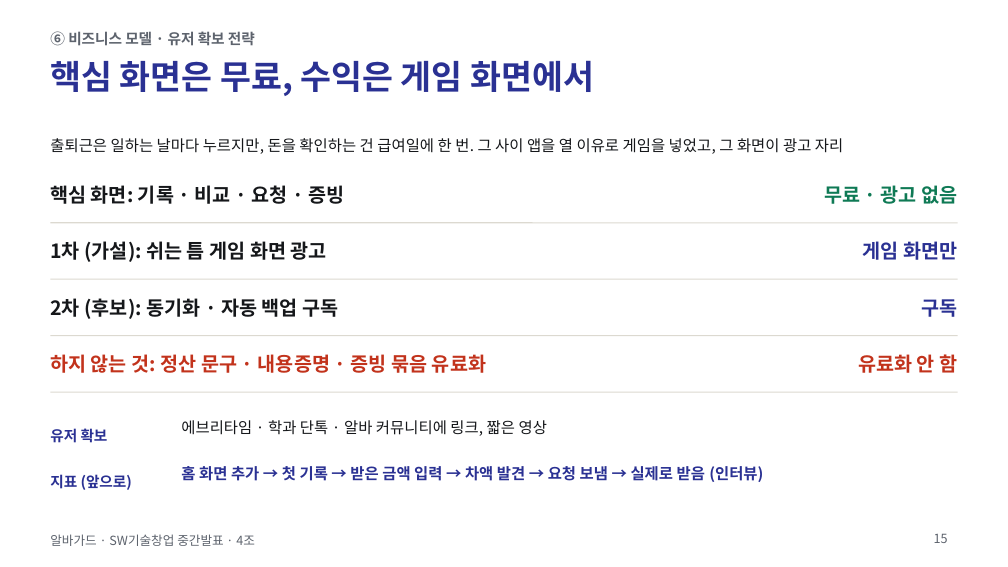
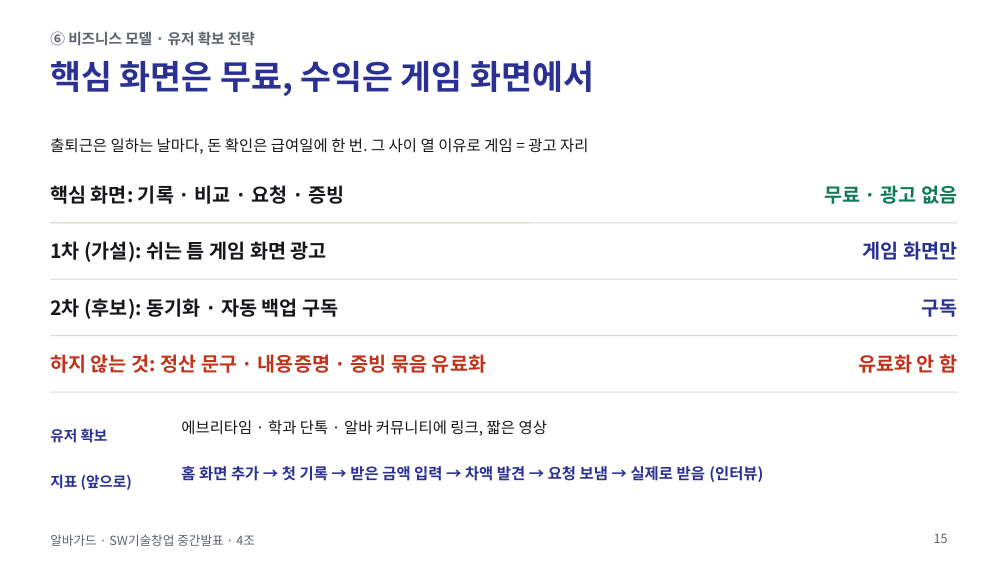
Before and after one commit to jihooni217/albaguard, a slide deck: slide 15 of docs/06_중간발표_PPT.pptx. Drawn at 1008x567 pixels with LibreOffice and Linux fonts; fonts in the diff are those of the drawing. Boxes give left, top, right and bottom in pixels: in the first picture for what was removed or moved away, otherwise in the second. Text is boxed around its words. In the diff, an @@ line names an element or a change of style, - is before the commit and + after.

```diff
--- a/docs/06_중간발표_PPT.pptx
+++ b/docs/06_중간발표_PPT.pptx
@@ text at <box>50,138,588,154</box>: text changed @@
-출퇴근은 일하는 날마다 누르지만, 돈을 확인하는 건 급여일에 한 번. 그 사이 앱을 열 이유로 게임을 넣었고, 그 화면이 광고 자리
+출퇴근은 일하는 날마다, 돈 확인은 급여일에 한 번. 그 사이 열 이유로 게임 = 광고 자리
```
Also in this commit, not shown: 1 other slide changed, 4 other files.
